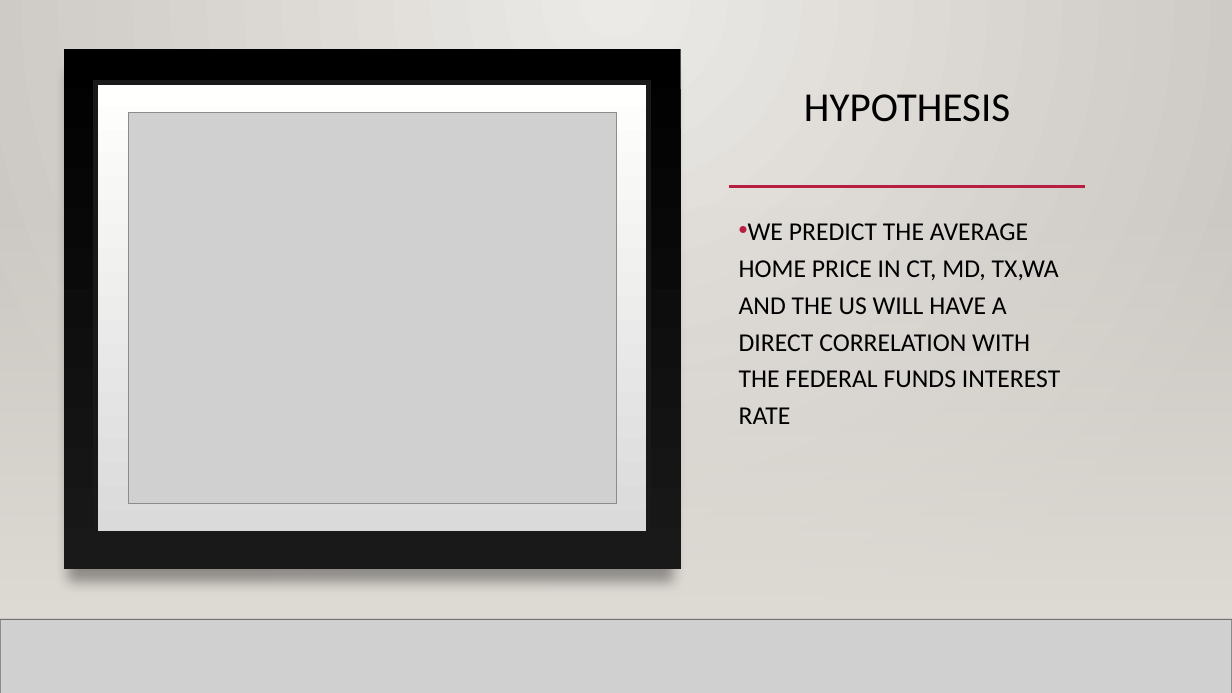
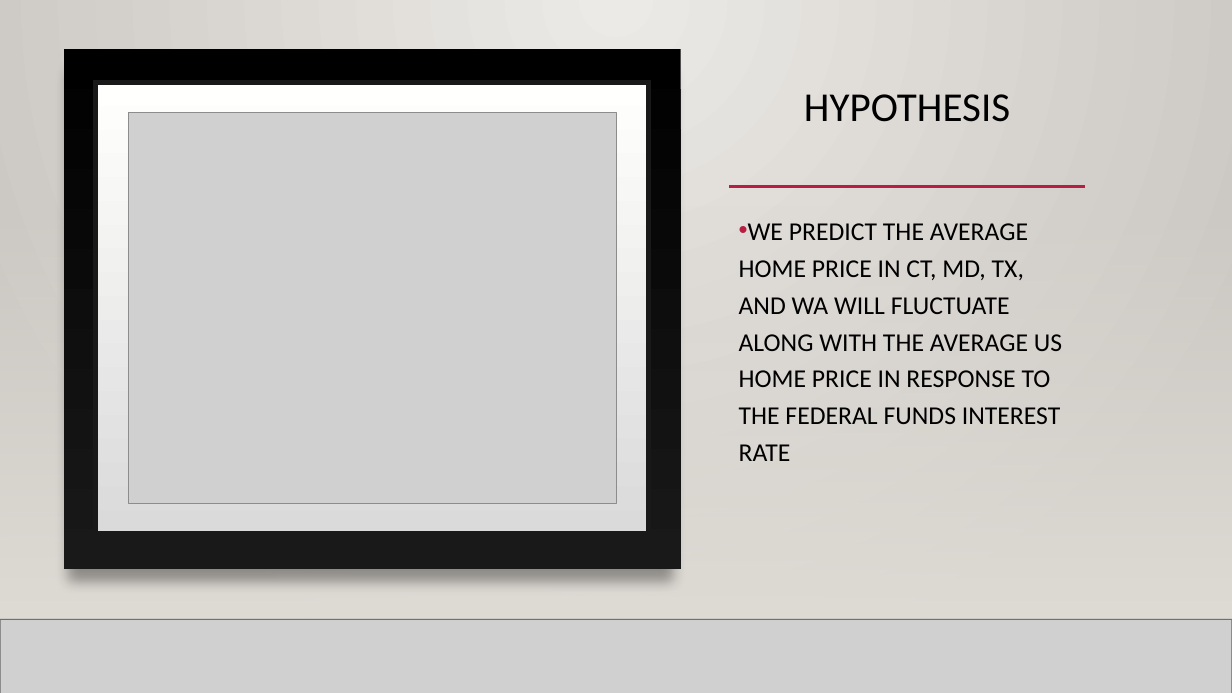
Before and after one commit to GitItDren/Python-Project-CMD-, a slide deck: slide 4 of Python Project(Team CMD).pptx. Drawn at 1232x693 pixels with LibreOffice and Linux fonts; fonts in the diff are those of the drawing; grey boxes stand for pictures; background and template pictures are left out. Boxes give left, top, right and bottom in pixels: in the first picture for what was removed or moved away, otherwise in the second. Text is boxed around its words. In the diff, an @@ line names an element or a change of style, - is before the commit and + after.

Commit message:
Updated Presentation
Updated visualization part

```diff
--- a/Python Project(Team CMD).pptx
+++ b/Python Project(Team CMD).pptx
@@ text at (739, 223, 1062, 461): text changed @@
-• WE PREDICT THE AVERAGE HOME PRICE IN CT, MD, TX,WA AND THE US WILL HAVE A DIRECT CORRELATION WITH THE FEDERAL FUNDS INTEREST RATE
+• WE PREDICT THE AVERAGE HOME PRICE IN CT, MD, TX, AND WA WILL FLUCTUATE ALONG WITH THE AVERAGE US HOME PRICE IN RESPONSE TO THE FEDERAL FUNDS INTEREST RATE
```
